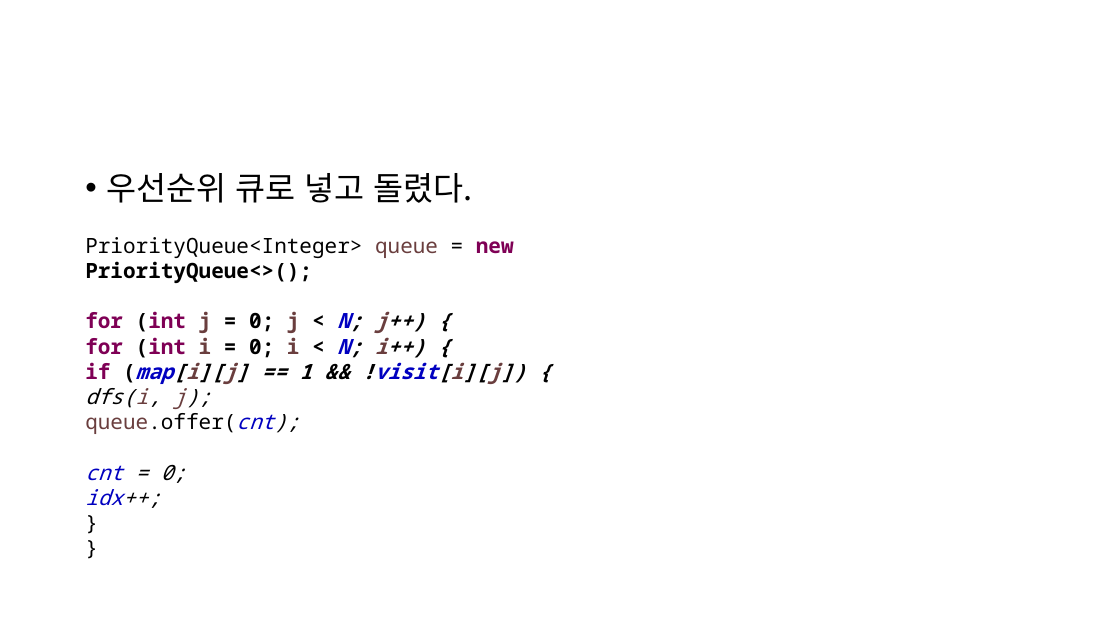
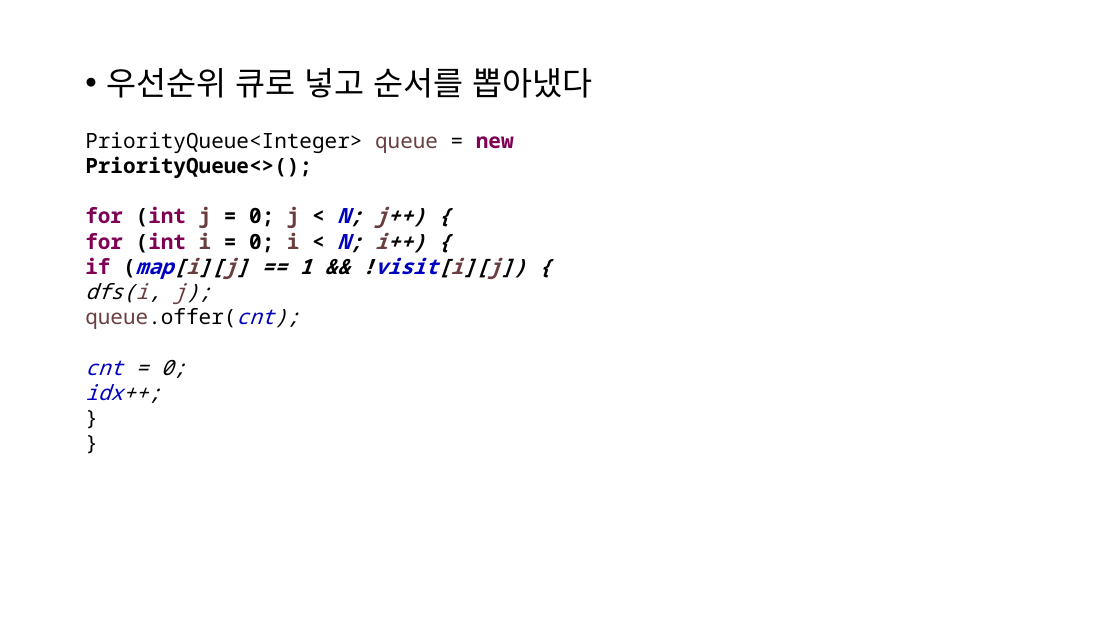
Before and after one commit to Grat3Su/ss_algorithm, a slide deck: slide 6 of 백준 2667 문제 풀이.pptx (slide 3 before the commit). Drawn at 1120x630 pixels with LibreOffice and Linux fonts; fonts in the diff are those of the drawing. Boxes give left, top, right and bottom in pixels: in the first picture for what was removed or moved away, otherwise in the second. Text is boxed around its words. In the diff, an @@ line names an element or a change of style, - is before the commit and + after.

```diff
--- a/백준 2667 문제 풀이.pptx
+++ b/백준 2667 문제 풀이.pptx
@@ text at (106,68,593,98): text changed @@
-• 우선순위 큐로 넣고 돌렸다.
+• 우선순위 큐로 넣고 순서를 뽑아냈다
@@ text "PriorityQueue<Integer> queue = new PriorityQueue<>();": place and size @@
-text "PriorityQueue<Integer> queue = new PriorityQueue<>();" at (85,237,526,508)
+text "PriorityQueue<Integer> queue = new PriorityQueue<>();" at (85,132,526,403)
```
Also in this commit, not shown: 4 slides added, 4 other files.
